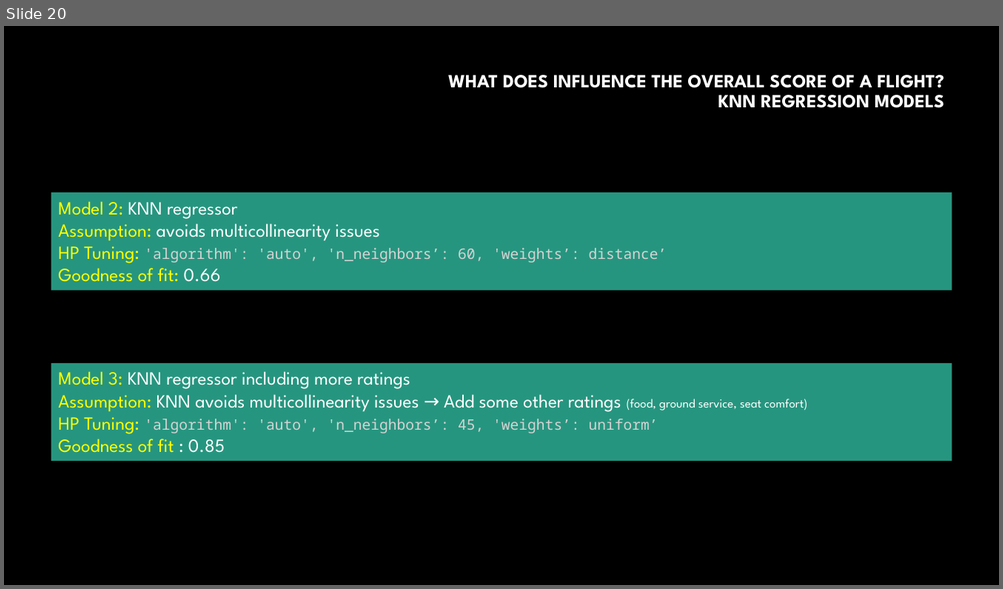
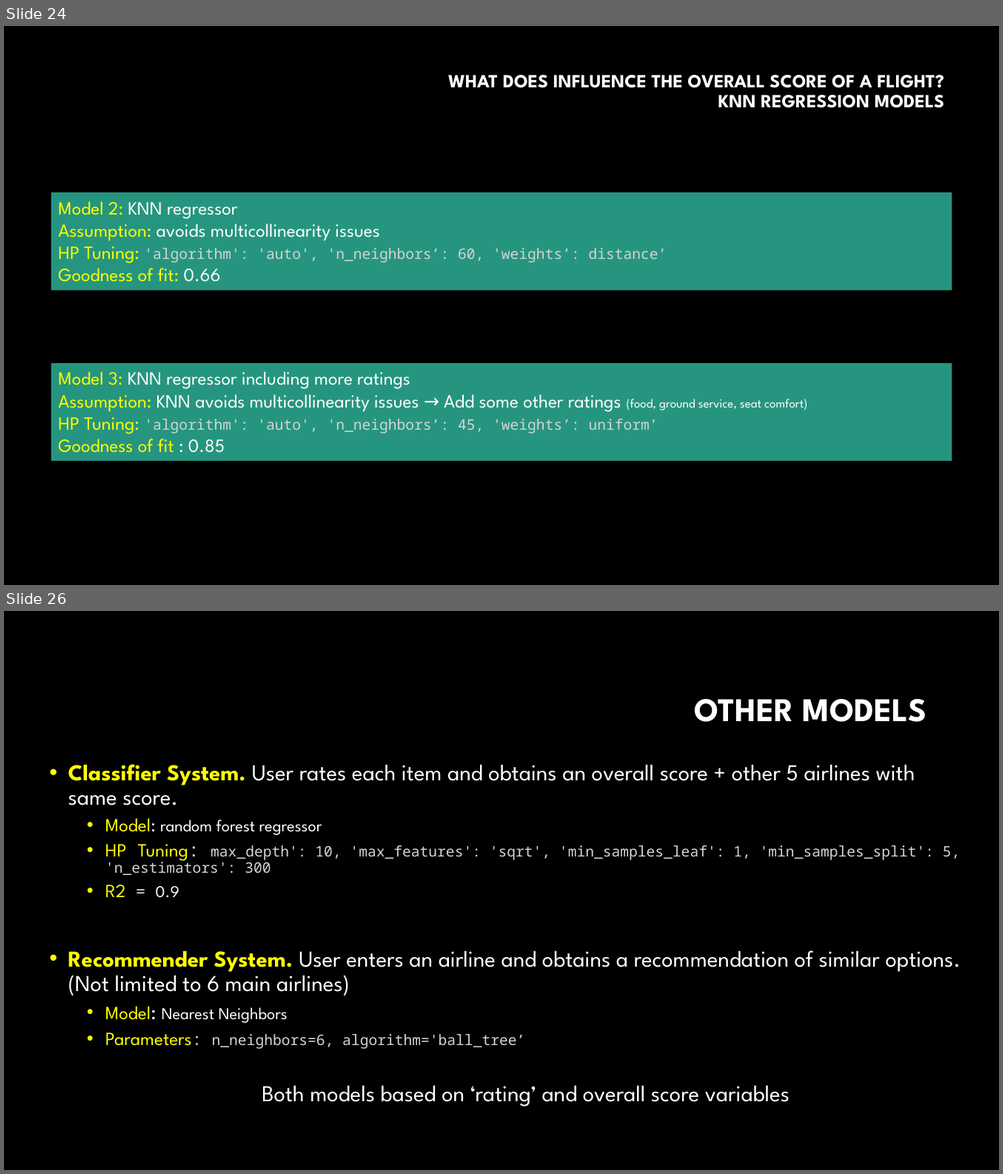
Before and after one commit to aidamouref/Airlines-Analyser, a slide deck: Airlines Analysis.pptx. Shown one above the other, each under a label of ours: slide 20 before the commit, slides 24 and 26 after it; the slides between them are not shown. The pictures are 1003x589 and 1003x1174 pixels, drawn with LibreOffice and Linux fonts; fonts in the diff are those of the drawing; background and template pictures are left out. Boxes give left, top, right and bottom in pixels: in the first picture for what was removed or moved away, otherwise in the second. Text is boxed around its words. In the diff, an @@ line names an element or a change of style, - is before the commit and + after.

```diff
--- a/Airlines Analysis.pptx
+++ b/Airlines Analysis.pptx
@@ slide 26 added at (4, 611, 999, 1170), background #000000 @@
@@ title added at (694, 699, 926, 722), 32 pt, text #FFFFFF, bold @@
+OTHER MODELS
@@ text added at (68, 764, 960, 1107), 22 pt, text #FFFFFF @@
+• Classifier System. User rates each item and obtains an overall score + other 5 airlines with same score.
+  • Model: random forest regressor
+  • HP Tuning: max_depth': 10, 'max_features': 'sqrt', 'min_samples_leaf': 1, 'min_samples_split': 5, 'n_estimators': 300
+  • R2 = 0.9
+• Recommender System. User enters an airline and obtains a recommendation of similar options. (Not limited to 6 main airlines)
+  • Model: Nearest Neighbors
+  • Parameters: n_neighbors=6, algorithm='ball_tree’
+  Both models based on ‘rating’ and overall score variables
@@ what was slide 20 is now slide 24 @@
```
Also in this commit, not shown: 9 slides changed, 6 other slides added, 13 other files.
